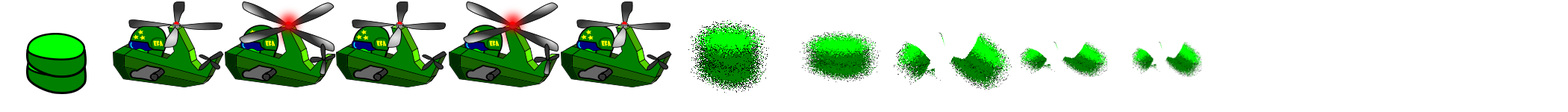
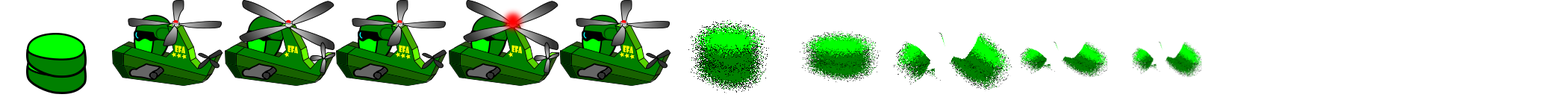
The second 1568 × 112 image is a revision of the first. Changes to its layers:
added layer "eli III" above "eli II" over <box>112,0,672,86</box>
hid "new eli" over <box>112,1,1010,88</box>
